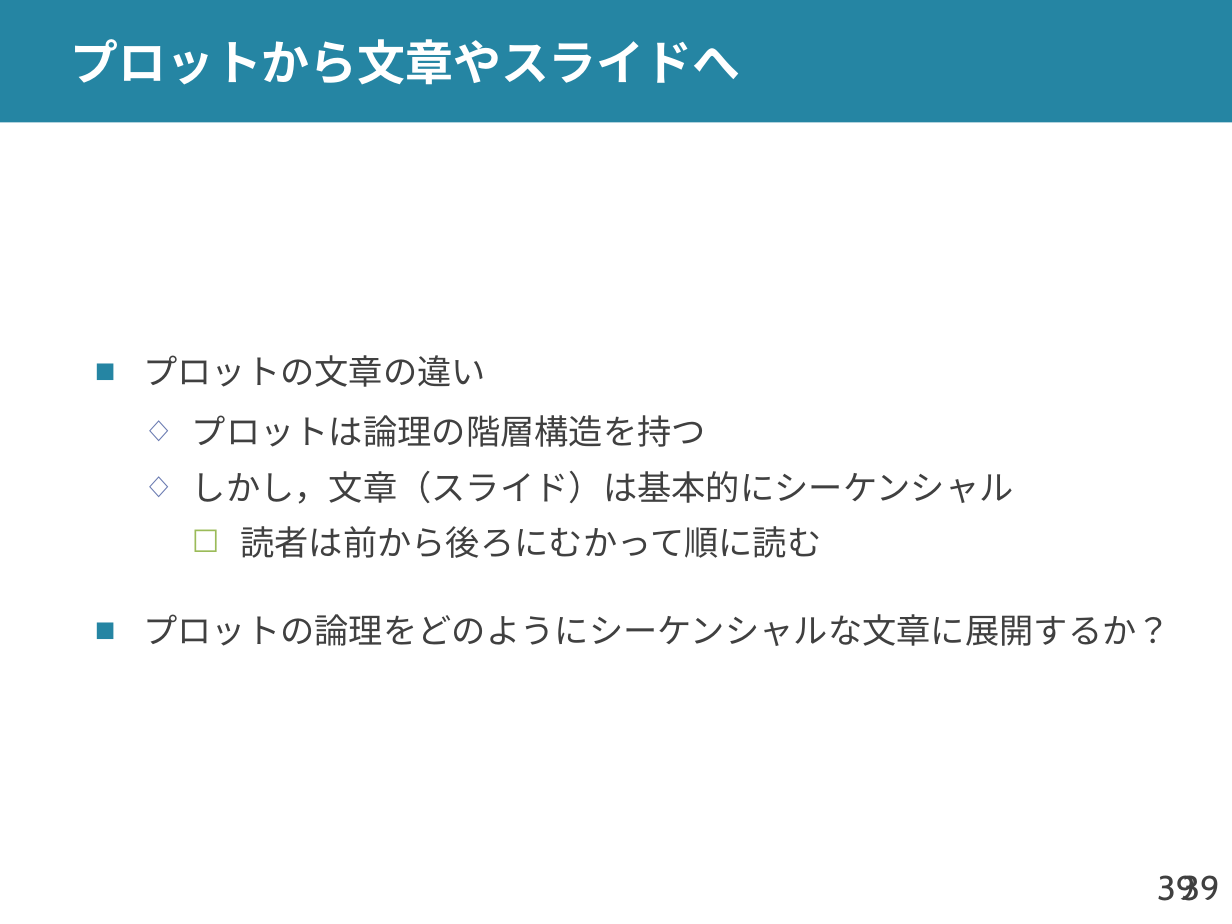
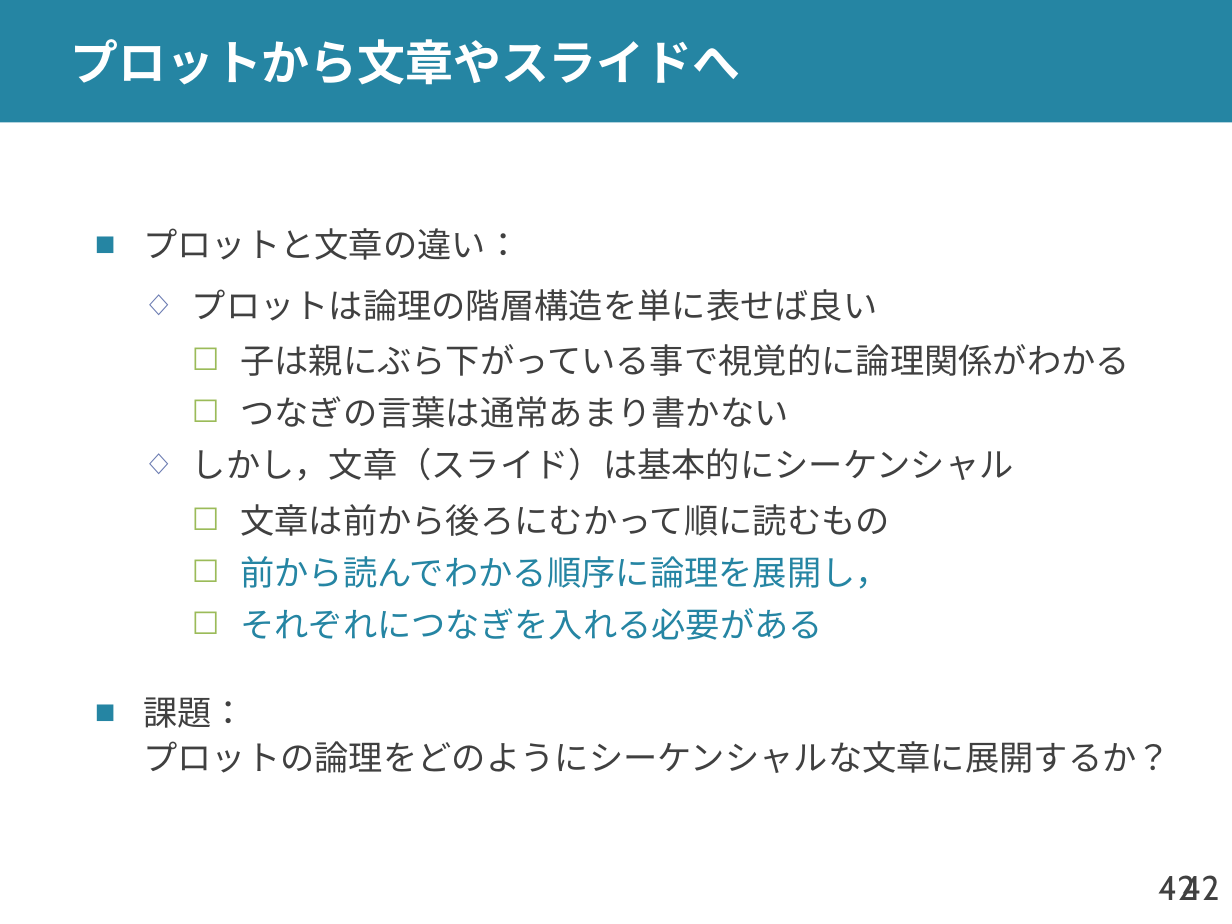
Before and after one commit to shioya-lab/how-to, a slide deck: slide 42 of plot.pptx (slide 39 before the commit). Drawn at 1232x924 pixels with LibreOffice and Linux fonts; fonts in the diff are those of the drawing. Boxes give left, top, right and bottom in pixels: in the first picture for what was removed or moved away, otherwise in the second. Text is boxed around its words. In the diff, an @@ line names an element or a change of style, - is before the commit and + after.

Commit message:
plot を v7 に
プロットの種類の名前を変更
イントロプロットに加筆

```diff
--- a/plot.pptx
+++ b/plot.pptx
@@ text at (x1=143, y1=228, x2=1130, y2=428): text changed @@
-■ プロットの文章の違い
-  ◇ プロットは論理の階層構造を持つ
+■ プロットと文章の違い：
+  ◇ プロットは論理の階層構造を単に表せば良い
+    ☐ 子は親にぶら下がっている事で視覚的に論理関係がわかる
+    ☐ つなぎの言葉は通常あまり書かない
@@ text at (x1=143, y1=504, x2=1171, y2=773): text changed @@
-    ☐ 読者は前から後ろにむかって順に読む
-■ プロットの論理をどのようにシーケンシャルな文章に展開するか？
+    ☐ 文章は前から後ろにむかって順に読むもの
+    ☐ 前から読んでわかる順序に論理を展開し，
+    ☐ それぞれにつなぎを入れる必要がある
+■ 課題：
+  プロットの論理をどのようにシーケンシャルな文章に展開するか？
@@ page number at (x1=1158, y1=875, x2=1195, y2=900): text changed @@
-39
+42
@@ page number at (x1=1182, y1=875, x2=1219, y2=900): text changed @@
-39
+42
```
Also in this commit, not shown: 18 other slides changed, 5 slides added, 2 slides removed, 1 other file.
